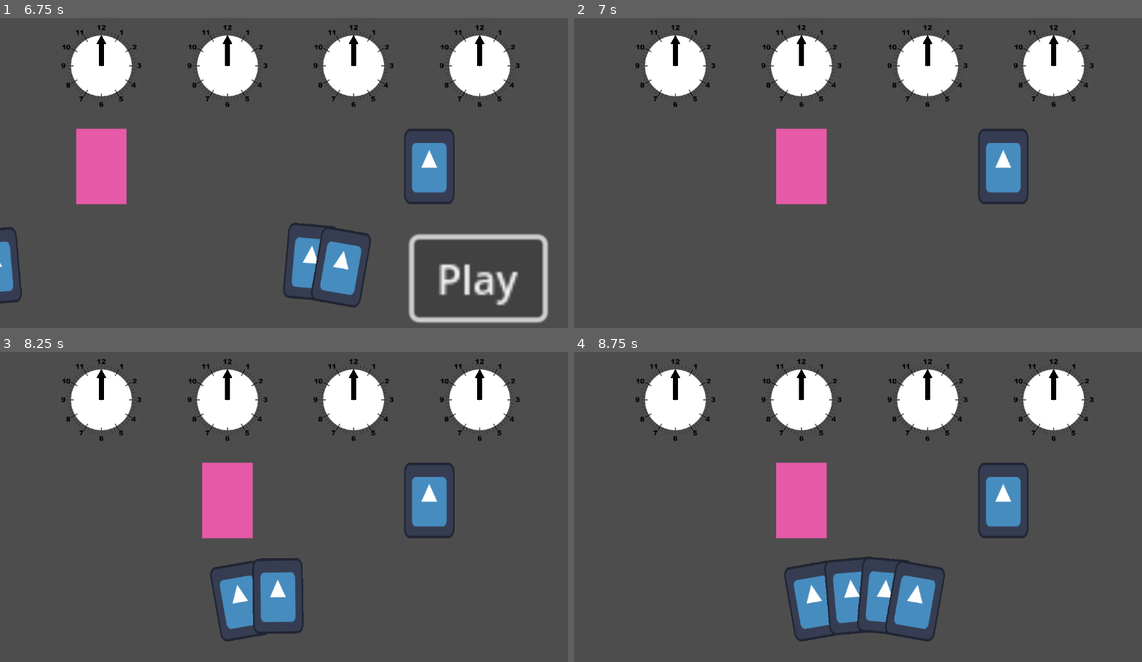
Above: before the commit, frames 1-4 (two rows, left to right).
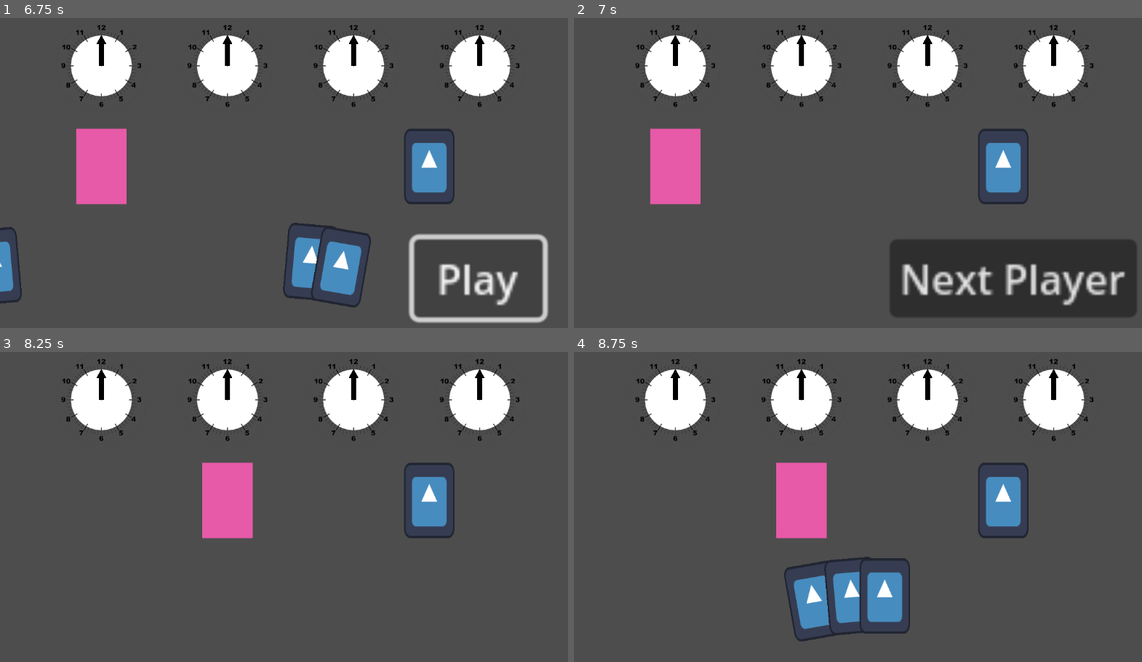
Above: after the commit, the same moments.

Repository: jaoc1811/card-game-jam
Game: Godot game, scene res://scenes/game.tscn
Same seed, same stepped clock (60 frames per second), same inputs: the game is played once before the commit and once after it. This scene is started directly instead of the project's main scene. The engine's default icon, where the game draws it, is replaced by a stand-in: a white triangle on a blue panel in a dark square.
Inputs (mouse positions are in pixels of both pictures, inside the frame that each line leads up to):
- Up to frame 1 (6.75 s): tap Enter at 0.5, 4.25, 5.75 s; move the mouse to (261, 231) at 0.52 s; tap F at 0.6, 3.6, 4.35, 5.1, 5.85 s; click (238, 266) at 1.27 s; click (238, 266) at 2.02 s; click (238, 266) at 2.77 s; tap Space at 3.5, 5 s; move the mouse to (465, 216) at 3.52 s; move the mouse to (113, 117) at 4.27 s; move the mouse to (318, 166) at 5.02 s; move the mouse to (204, 86) at 5.77 s; click "Play" at 6.5 s
- Up to frame 2 (7 s): no input
- Up to frame 3 (8.25 s): click (437, 612) at 7.25 s, where only the run after the commit has a clickable "Next Player"; tap Space at 8 s; move the mouse to (420, 485) at 8.02 s; tap F at 8.1 s
- Up to frame 4 (8.75 s): no input

Frame 1 is identical in both runs. In frame 2, 14% of the frame differs, in the area x 13-99%, y 35-97%; in frame 3, 2.4%; in frame 4, 1.6%.

Commit message:
feat: add next player button

Diff:
--- a/scenes/game.tscn
+++ b/scenes/game.tscn
@@ -29,7 +29,7 @@
 stream = ExtResource("3_s3hhl")
 volume_db = -31.689
 
-[node name="Button" type="Button" parent="GameManager"]
+[node name="Play Button" type="Button" parent="GameManager"]
 process_mode = 4
 visible = false
 offset_left = 49.0
@@ -37,6 +37,15 @@
 offset_right = 100.0
 offset_bottom = 60.0
 text = "Play"
+
+[node name="Next Player Button" type="Button" parent="GameManager"]
+process_mode = 4
+visible = false
+offset_left = 10.0
+offset_top = 29.0
+offset_right = 108.0
+offset_bottom = 60.0
+text = "Next Player"
 
 [node name="Win screen" type="Label" parent="GameManager"]
 visible = false
@@ -139,4 +148,5 @@
 cards_positions = Array[Vector2]([Vector2(-20, 0), Vector2(-5, -2), Vector2(8, -2), Vector2(20, 0)])
 cards_rotations = Array[int]([-10, -5, 5, 10])
 
-[connection signal="pressed" from="GameManager/Button" to="GameManager" method="_on_button_pressed"]
+[connection signal="pressed" from="GameManager/Play Button" to="GameManager" method="_on_button_pressed"]
+[connection signal="pressed" from="GameManager/Next Player Button" to="GameManager" method="_on_next_player_button_pressed"]
--- a/scripts/game_manager.gd
+++ b/scripts/game_manager.gd
@@ -9,7 +9,9 @@
 # Gameloop
 var new_turn: bool = true
 var show_play_button: bool = false
-@onready var play_button: Button = $Button
+@onready var play_button: Button = $"Play Button"
+var show_next_player_button: bool = false
+@onready var next_player_button: Button = $"Next Player Button"
 var selected_card_index: int
 
 # Win conditions
@@ -229,12 +231,27 @@
 
 func _on_button_pressed() -> void:
 	await end_turn(current_player, selected_card_index)
+	#new_turn = true
+	show_play_button = false
+	show_next_player_button = true
+	if current_player == len(players) - 1:
+		next_player_button.text = "End Round"
+		#await end_round()
+	else:
+		next_player_button.text = "Next Player"
+	#if not win:
+		#next_player()
+
+
+func _on_next_player_button_pressed() -> void:
+	#await end_turn(current_player, selected_card_index)
 	new_turn = true
-	show_play_button = false
+	show_next_player_button = false
 	if current_player == len(players) - 1:
 		await end_round()
 	if not win:
 		next_player()
+
 
 func _process(delta: float) -> void:
 	if not win:
@@ -248,3 +265,10 @@
 	else:
 		play_button.hide()
 		play_button.process_mode = Node.PROCESS_MODE_DISABLED
+
+	if show_next_player_button:
+		next_player_button.show()
+		next_player_button.process_mode = Node.PROCESS_MODE_INHERIT
+	else:
+		next_player_button.hide()
+		next_player_button.process_mode = Node.PROCESS_MODE_DISABLED
